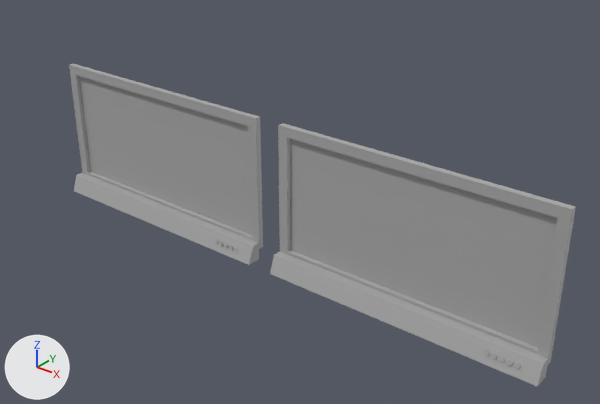
Before and after pictures for a commit that changed the FBX model Content/Assets/SM_tableau.fbx.
Both versions are drawn from a 50 mm lens placed at (4.97, -4.34, 3.8), pointed at (1.33, 0.2, 0.99). Arrows for +X, +Y and +Z are at lower left; the lights stay in place. The first picture is the older version. Where no turn or scale is listed for an object, it has been applied to the vertices.

Objects in the first picture: 'Barre', 'Ecran', 'SM_tableau'.
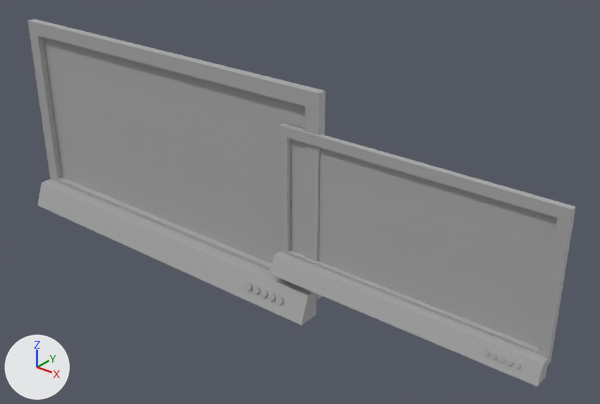
Boxes (x1, y1, x2, y2) around the edits, measured in the pictures (600 x 404 px):
'SM_tableau', rescaled (53% wider, 52% taller): before (69, 64, 263, 265); after (28, 19, 325, 325)

The change, as a diff of the scene's bpy script:
```diff
--- a/Content/Assets/SM_tableau.fbx.py
+++ b/Content/Assets/SM_tableau.fbx.py
@@ ob_sm_tableau @@
 ob_sm_tableau.rotation_euler = (1.571, 0.0, 0.0)  # degrees (90, 0, 0)
-ob_sm_tableau.scale = (0.01, 0.01, 0.01)
+ob_sm_tableau.scale = (0.0151, 0.0151, 0.0151)
```
